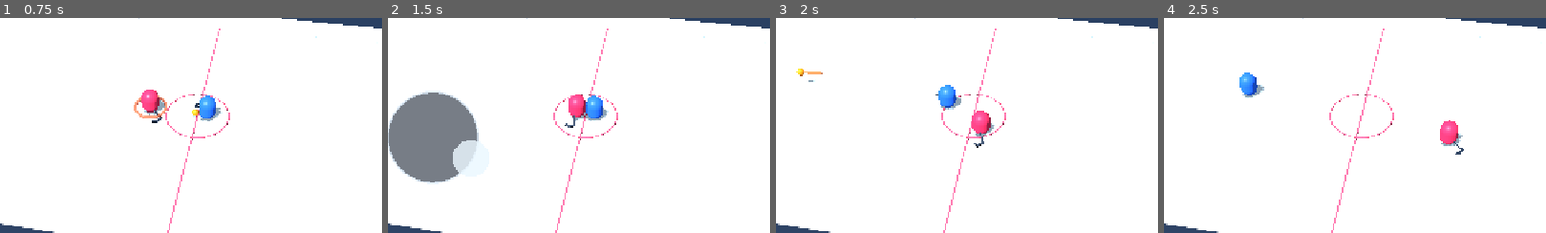
Above: before the commit, frames 1-4 (left to right).
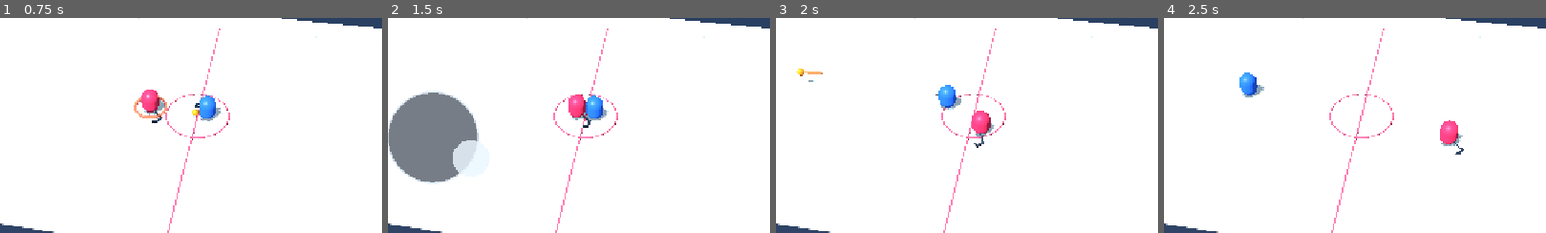
Above: after the commit, the same moments.

Repository: dylanwatsonsoftware/floorball-frenzy-3d
Game: Godot game, scene res://scenes/app/main.tscn
The game is run twice, just before and just after one commit, with the same random seed, the same clock (stepped at 60 frames per second) and the same inputs.
Inputs (mouse positions are % of the whole screen's width and height, from its top left):
- Up to frame 1 (0.75 s): tap Enter at 0.5 s; move the mouse to (72, 45) at 0.52 s; hold D (move_right) from 0.53 s (still down); hold Space (shoot) from 0.53 s (still down); tap Shift (dash) at 0.6 s; click (72, 45) at 0.67 s
- Up to frame 2 (1.5 s): release D (move_right) at 1.25 s; release Space (shoot) at 1.25 s; drag from (30, 55) to (45, 70) at 1.27 s
- Up to frame 3 (2 s): no input
- Up to frame 4 (2.5 s): move the mouse to (60, 28) at 2.02 s; hold D (move_right) from 2.03 s (still down); hold Space (shoot) from 2.03 s (still down); tap Shift (dash) at 2.1 s
The pictures show only the part of the screen within x 24-74%, y 27-77%; the shares and areas given below are measured in that part.

Frame 1 is identical in both runs. In frame 2, 0.1% of the frame differs, in the area x 46-54%, y 45-52%; in frame 3, less than 0.1%; in frame 4, nothing differs.

Commit message:
feat: port retreating scoop shots

Diff:
--- a/scripts/gameplay/ball_controller.gd
+++ b/scripts/gameplay/ball_controller.gd
@@ -17,6 +17,9 @@
 const NORMAL_TRAIL_EMISSION := Color("ff5a00")
 const BOLT_TRAIL_COLOR := Color(0.18, 0.72, 1.0, 0.76)
 const BOLT_TRAIL_EMISSION := Color("42b8ff")
+const SCOOP_TRAIL_COLOR := Color(0.48, 0.92, 1.0, 0.78)
+const SCOOP_TRAIL_EMISSION := Color("7deaff")
+const SCOOP_FEEDBACK_SECONDS := 0.8
 const STEAL_FEEDBACK_SECONDS := 0.38
 const STEAL_COLOR := Color("7dff6a")
 const BLUE_STEAL_COLOR := Color("58a8ff")
@@ -32,6 +35,7 @@
 var _pending_slap_direction := Vector2.RIGHT
 var _pending_one_touch := false
 var _pending_bolt := false
+var _scoop_remaining := 0.0
 var _last_touch_actor: StringName = &""
 var _last_touch_age := INF
 var _dash_steal_consumed := {0: false, 1: false}
@@ -48,6 +52,7 @@
 
 func _physics_process(delta: float) -> void:
 	_last_touch_age += delta
+	_update_scoop_feedback(delta)
 	_update_steal_feedback(delta)
 	_advance_slap(delta)
 	var previous_position := position
@@ -74,8 +79,13 @@
 
 
 func launch(planar_direction: Vector2, charge: float, inherited_velocity: Vector3 = Vector3.ZERO, one_touch: bool = false, shooter: StringName = &"", bolt: bool = false) -> void:
-	ball_velocity = BallSimulationScript.shot_velocity(planar_direction, charge, inherited_velocity, one_touch, bolt)
-	_set_shot_trail_style(bolt)
+	var plan: Dictionary = BallSimulationScript.shot_plan(planar_direction, charge, inherited_velocity, one_touch, bolt)
+	ball_velocity = plan.velocity
+	_scoop_remaining = SCOOP_FEEDBACK_SECONDS if plan.is_scoop else 0.0
+	_set_shot_trail_style(bolt, plan.is_scoop)
+	if plan.is_scoop and _charge_label != null:
+		_charge_label.text = "SCOOP!"
+		_charge_label.add_theme_color_override("font_color", SCOOP_TRAIL_EMISSION)
 	if shooter != &"":
 		record_touch(shooter)
 		if BallSimulationScript.is_perfect_charge(charge):
@@ -91,9 +101,10 @@
 	_last_touch_age = INF
 	_dash_steal_consumed = {0: false, 1: false}
 	_steal_feedback_remaining = 0.0
+	_scoop_remaining = 0.0
 	_clear_charge_feedback()
 	_set_trail_visible(false)
-	_set_shot_trail_style(false)
+	_set_shot_trail_style(false, false)
 	set_physics_process(true)
 
 
@@ -102,6 +113,8 @@
 		return
 	var in_range := _planar_distance_to_player() <= SHOOT_RANGE
 	if Input.is_action_pressed("shoot") and in_range:
+		if _charge_seconds <= 0.0:
+			_player.call("set_shot_aim_locked", true)
 		_charge_seconds = minf(MAX_CHARGE_SECONDS * 2.0, _charge_seconds + delta)
 		var charge_ratio := _charge_seconds / MAX_CHARGE_SECONDS
 		var backswing_ratio := minf(1.0, charge_ratio)
@@ -116,7 +129,8 @@
 			_clear_charge_feedback()
 			_player.call("set_stick_slap_angle", 0.0)
 	elif not Input.is_action_pressed("shoot"):
-		if _steal_feedback_remaining <= 0.0:
+		_player.call("set_shot_aim_locked", false)
+		if _steal_feedback_remaining <= 0.0 and _scoop_remaining <= 0.0:
 			_clear_charge_feedback()
 		_player.call("set_stick_slap_angle", 0.0)
 
@@ -195,6 +209,7 @@
 	_pending_bolt = false
 	if _player != null:
 		_player.call("set_stick_slap_angle", 0.0)
+		_player.call("set_shot_aim_locked", false)
 	if _charge_label != null and _charge_label.text in ["SLAP!", "ONE TOUCH!", "BOLT!", "ONE TOUCH BOLT!"]:
 		_clear_charge_feedback()
 
@@ -229,6 +244,10 @@
 
 func is_one_touch_ready(shooter: StringName = &"red") -> bool:
 	return OneTouchScript.is_eligible(_last_touch_actor, _last_touch_age, shooter)
+
+
+func is_scoop_active() -> bool:
+	return _scoop_remaining > 0.0
 
 
 func _record_body_touch(controller: int) -> void:
@@ -292,6 +311,14 @@
 		_clear_charge_feedback()
 
 
+func _update_scoop_feedback(delta: float) -> void:
+	if _scoop_remaining <= 0.0:
+		return
+	_scoop_remaining = maxf(0.0, _scoop_remaining - delta)
+	if _scoop_remaining <= 0.0 and _charge_label != null and _charge_label.text == "SCOOP!":
+		_clear_charge_feedback()
+
+
 func _update_spin(delta: float) -> void:
 	var planar_speed := Vector2(ball_velocity.x, ball_velocity.z).length()
 	if planar_speed > 0.05:
@@ -324,14 +351,14 @@
 		_shot_trail.visible = value
 
 
-func _set_shot_trail_style(bolt: bool) -> void:
+func _set_shot_trail_style(bolt: bool, scoop: bool = false) -> void:
 	if _shot_trail == null:
 		_shot_trail = get_node_or_null("ShotTrail") as MeshInstance3D
 	if _shot_trail == null:
 		return
 	var material := _shot_trail.material_override as StandardMaterial3D
-	material.albedo_color = BOLT_TRAIL_COLOR if bolt else NORMAL_TRAIL_COLOR
-	material.emission = BOLT_TRAIL_EMISSION if bolt else NORMAL_TRAIL_EMISSION
+	material.albedo_color = BOLT_TRAIL_COLOR if bolt else SCOOP_TRAIL_COLOR if scoop else NORMAL_TRAIL_COLOR
+	material.emission = BOLT_TRAIL_EMISSION if bolt else SCOOP_TRAIL_EMISSION if scoop else NORMAL_TRAIL_EMISSION
 
 
 func _apply_charge_feedback(normalized_charge: float) -> void:
--- a/scripts/gameplay/player_controller.gd
+++ b/scripts/gameplay/player_controller.gd
@@ -20,6 +20,7 @@
 var _fuego_remaining := 0.0
 var _fuego_aura: MeshInstance3D
 var _heat_bar: ProgressBar
+var _shot_aim_locked := false
 
 
 func _ready() -> void:
@@ -55,7 +56,7 @@
 	global_position = boundary.position
 	velocity = boundary.velocity
 
-	if velocity.length_squared() > 0.04:
+	if velocity.length_squared() > 0.04 and not _shot_aim_locked:
 		_facing_direction = Vector3(velocity.x, 0.0, velocity.z).normalized()
 		rotation.y = lerp_angle(rotation.y, atan2(_facing_direction.x, _facing_direction.z), minf(1.0, delta * 12.0))
 	if _mobile_controls != null and _mobile_controls.has_method("set_dash_cooldown_ratio"):
@@ -64,6 +65,14 @@
 
 func get_facing_direction() -> Vector3:
 	return _facing_direction
+
+
+func set_shot_aim_locked(value: bool) -> void:
+	_shot_aim_locked = value
+
+
+func is_shot_aim_locked() -> bool:
+	return _shot_aim_locked
 
 
 func get_dash_cooldown_ratio() -> float:
--- a/scripts/simulation/ball_simulation.gd
+++ b/scripts/simulation/ball_simulation.gd
@@ -13,6 +13,9 @@
 const ONE_TOUCH_MULTIPLIER := 1.25
 const TRAILBLAZER_MULTIPLIER := 1.2
 const BOLT_MULTIPLIER := 1.2
+const SCOOP_CHARGE_WINDOW := 0.3125
+const SCOOP_BACKWARD_SPEED := 3.75
+const SCOOP_LIFT := 9.0
 const BALL_RADIUS := 0.22
 const RINK_HALF_LENGTH := RinkCollisionScript.HALF_LENGTH
 const RINK_HALF_WIDTH := RinkCollisionScript.HALF_WIDTH
@@ -24,6 +27,10 @@
 
 
 static func shot_velocity(aim: Vector2, charge: float, inherited_velocity: Vector3 = Vector3.ZERO, one_touch: bool = false, bolt: bool = false) -> Vector3:
+	return shot_plan(aim, charge, inherited_velocity, one_touch, bolt).velocity
+
+
+static func shot_plan(aim: Vector2, charge: float, inherited_velocity: Vector3 = Vector3.ZERO, one_touch: bool = false, bolt: bool = false) -> Dictionary:
 	var direction := aim.normalized() if not aim.is_zero_approx() else Vector2.RIGHT
 	var clamped_charge := clampf(charge, 0.0, 2.0)
 	var power_fraction := clamped_charge if clamped_charge <= 1.0 else 2.0 - clamped_charge
@@ -34,8 +41,18 @@
 		speed *= ONE_TOUCH_MULTIPLIER
 	if bolt:
 		speed *= TRAILBLAZER_MULTIPLIER * BOLT_MULTIPLIER
-	var lift := SHOT_BASE_LIFT + SHOT_LIFT_SCALE * power_fraction
-	return Vector3(direction.x * speed + inherited_velocity.x, lift, direction.y * speed + inherited_velocity.z)
+	var scoop := is_scoop_shot(direction, clamped_charge, inherited_velocity)
+	var lift := SCOOP_LIFT if scoop else SHOT_BASE_LIFT + SHOT_LIFT_SCALE * power_fraction
+	return {
+		"velocity": Vector3(direction.x * speed + inherited_velocity.x, lift, direction.y * speed + inherited_velocity.z),
+		"is_scoop": scoop,
+	}
+
+
+static func is_scoop_shot(aim: Vector2, charge: float, inherited_velocity: Vector3) -> bool:
+	var direction := aim.normalized() if not aim.is_zero_approx() else Vector2.RIGHT
+	var planar_velocity := Vector2(inherited_velocity.x, inherited_velocity.z)
+	return charge < SCOOP_CHARGE_WINDOW and direction.dot(planar_velocity) < -SCOOP_BACKWARD_SPEED
 
 
 static func is_perfect_charge(charge: float) -> bool:
--- a/tests/greybox_scene_test.gd
+++ b/tests/greybox_scene_test.gd
@@ -176,6 +176,17 @@
 	if not player.has_method("set_stick_slap_angle"):
 		fail("The player must expose physical slap-stick animation")
 		return
+	if not player.has_method("set_shot_aim_locked") or not player.has_method("is_shot_aim_locked"):
+		fail("Holding a shot must be able to lock aim independently from retreating movement")
+		return
+	var locked_aim: Vector3 = player.call("get_facing_direction")
+	player.call("set_shot_aim_locked", true)
+	player.velocity = -locked_aim * 8.0
+	if not player.call("is_shot_aim_locked") or player.call("get_facing_direction").dot(locked_aim) < 0.99:
+		fail("Retreating during a held shot must preserve the locked stick aim")
+		return
+	player.velocity = Vector3.ZERO
+	player.call("set_shot_aim_locked", false)
 
 	var ball := scene.get_node("Arena/Ball")
 	if not ball.has_method("launch"):
@@ -190,6 +201,9 @@
 	if not ball.has_method("record_touch") or not ball.has_method("is_one_touch_ready"):
 		fail("Ball gameplay must track the original one-touch timing window")
 		return
+	if not ball.has_method("is_scoop_active"):
+		fail("Ball gameplay must expose the original retreating quick-release scoop state")
+		return
 	var shot_trail := scene.get_node("Arena/Ball/ShotTrail") as MeshInstance3D
 	if shot_trail.visible:
 		fail("The ball trail must remain hidden at faceoff")
@@ -197,6 +211,15 @@
 	if scene.get_node_or_null("HUD/ChargeLabel") == null:
 		fail("HUD must expose shot charging feedback")
 		return
+	ball.launch(Vector2.RIGHT, 0.2, Vector3(-4.0, 0.0, 0.0), false, &"red")
+	if not ball.call("is_scoop_active") or ball.ball_velocity.y < 8.0 or (scene.get_node("HUD/ChargeLabel") as Label).text != "SCOOP!":
+		fail("A retreating quick release must create a high, clearly labelled scoop; velocity=%s" % ball.ball_velocity)
+		return
+	await physics_frame
+	if (scene.get_node("HUD/ChargeLabel") as Label).text != "SCOOP!":
+		fail("Scoop feedback must remain readable beyond its launch frame")
+		return
+	ball.reset_for_faceoff()
 	var mobile_controls := scene.get_node("HUD/MobileControls")
 	if not mobile_controls.has_method("get_movement_vector"):
 		fail("Mobile controls must expose a movement vector")
--- /dev/null
+++ b/tests/scoop_shot_test.gd
@@ -0,0 +1,39 @@
+extends SceneTree
+
+
+func _init() -> void:
+	var script := load("res://scripts/simulation/ball_simulation.gd")
+	if script == null:
+		fail("Ball simulation script is missing")
+		return
+
+	var backward_motion := Vector3(-4.0, 0.0, 0.0)
+	if not script.is_scoop_shot(Vector2.RIGHT, 0.2, backward_motion):
+		fail("A quick shot while retreating opposite the aim must become a scoop")
+		return
+	if script.is_scoop_shot(Vector2.RIGHT, 0.4, backward_motion):
+		fail("Charging beyond the original 250 ms window must prevent a scoop")
+		return
+	if script.is_scoop_shot(Vector2.RIGHT, 0.2, Vector3(4.0, 0.0, 0.0)):
+		fail("Moving toward the aim must remain a normal low shot")
+		return
+
+	var scoop: Dictionary = script.shot_plan(Vector2.RIGHT, 0.2, backward_motion)
+	var ordinary: Dictionary = script.shot_plan(Vector2.RIGHT, 0.2, Vector3.ZERO)
+	if not scoop.is_scoop or ordinary.is_scoop:
+		fail("Shot plans must expose scoop state for gameplay presentation")
+		return
+	if scoop.velocity.y <= ordinary.velocity.y or scoop.velocity.y < 8.0:
+		fail("A scoop must launch with an unmistakably higher arc; scoop=%s ordinary=%s" % [scoop.velocity, ordinary.velocity])
+		return
+	if not is_equal_approx(scoop.velocity.x, ordinary.velocity.x - 4.0):
+		fail("Scoop shots must retain the player's planar momentum")
+		return
+
+	print("Scoop shot rules are valid.")
+	quit(0)
+
+
+func fail(message: String) -> void:
+	push_error(message)
+	quit(1)
Not shown, added: tests/scoop_shot_test.gd.uid
